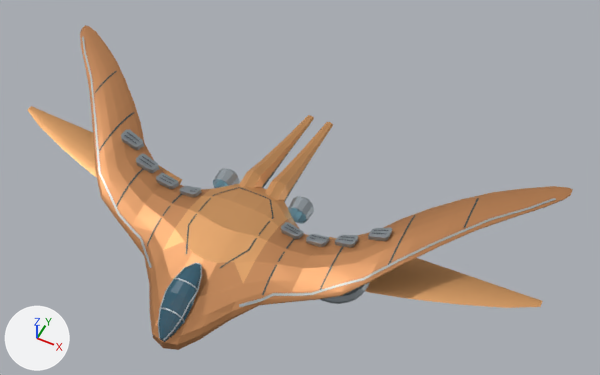
The Blender file assets/ships/Benatar.blend, before and after one commit.
Both versions are drawn from a 50 mm camera at (9.6, -14.56, 21.43) aimed at (1.34, 1.97, 0.77). Arrows for +X, +Y and +Z are at lower left; the lights stay in place. The picture after the commit comes second.

The scene before the commit, as lines of its bpy script (objects in view):
```python
ob_benatar___aleta_inferior_2 = bpy.data.objects.new('Benatar | aleta inferior 2', me_benatar___aleta_inferior_2)
ob_benatar___aleta_inferior_2.location = (0.0, 0.0, 0.0)
ob_benatar___aleta_inferior_3 = bpy.data.objects.new('Benatar | aleta inferior 3', me_benatar___aleta_inferior_3)
ob_benatar___aleta_inferior_3.location = (0.0, 0.0, 0.0)
ob_benatar___casco_y_alas_originales_refinados = bpy.data.objects.new('Benatar | casco y alas originales refinados', me_benatar___casco_y_alas_originales_refinados)
ob_benatar___casco_y_alas_originales_refinados.location = (0.0, 0.0, 0.0)
ob_benatar___cola_doble_5 = bpy.data.objects.new('Benatar | cola doble 5', me_benatar___cola_doble_5)
ob_benatar___cola_doble_5.location = (0.0, 0.0, 0.0)
ob_benatar___cola_doble_6 = bpy.data.objects.new('Benatar | cola doble 6', me_benatar___cola_doble_6)
ob_benatar___cola_doble_6.location = (0.0, 0.0, 0.0)
ob_benatar___tobera_1 = bpy.data.objects.new('Benatar | tobera 1', me_benatar___tobera_1)
ob_benatar___tobera_1.location = (0.0, 0.0, 0.0)
# also in view: 'Benatar | cabina acristalada' at (0.0, -3.43, 0.34); 'Benatar | borde de ataque 1' at (5.35, 0.88, 0.9); 'Benatar | borde de ataque -1' at (-5.35, 0.88, 0.9)
```
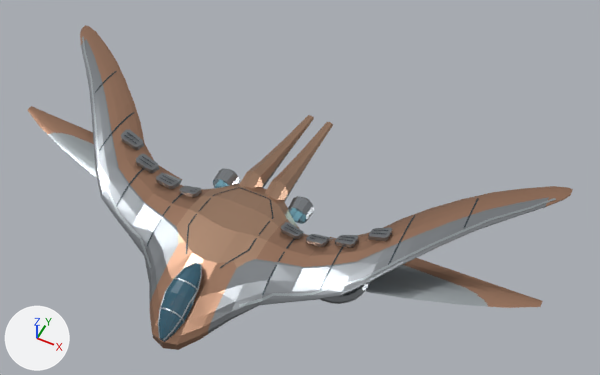
Location of each change, [x1, y1, x2, y2] in pixels of the pictures (600 x 375 px):
'Benatar | casco y alas originales refinados', recoloured, surface changed
    both: [80, 25, 573, 350]
'Benatar | aleta inferior 3', recoloured, surface changed
    both: [329, 237, 542, 308]
'Benatar | aleta inferior 2', recoloured, surface changed
    both: [28, 106, 182, 184]
part 1 of me_benatar___casco_y_alas_originales_refinados, added
    after: [80, 30, 566, 339]
part 2 of me_benatar___casco_y_alas_originales_refinados, recoloured
    both: [81, 39, 549, 320]
part 3 of me_benatar___casco_y_alas_originales_refinados, recoloured (orange to beige)
    both: [185, 184, 292, 263]
part 4 of me_benatar___aleta_inferior_2, reshaped
    both: [40, 121, 182, 184]
part 5 of me_benatar___aleta_inferior_2, recoloured
    both: [28, 106, 181, 179]
part 6 of me_benatar___aleta_inferior_2, recoloured
    both: [62, 139, 180, 182]
part 7 of me_benatar___aleta_inferior_3, reshaped
    both: [329, 237, 508, 308]
part 8 of me_benatar___aleta_inferior_3, recoloured
    both: [332, 237, 542, 308]
part 9 of me_benatar___aleta_inferior_3, recoloured (orange to grey)
    both: [329, 238, 463, 304]
part 10 of me_benatar___cola_doble_5, recoloured (orange to beige)
    both: [239, 115, 314, 188]
part 11 of me_benatar___cola_doble_6, recoloured (orange to beige)
    both: [265, 122, 333, 201]

The change, as a diff of the scene's bpy script:
```diff
--- a/assets/ships/Benatar.blend.py
+++ b/assets/ships/Benatar.blend.py
@@ mat_cobre_del_casco @@
 mat_cobre_del_casco = principled_material('Cobre del casco')
-mat_cobre_del_casco.base_color = (0.55, 0.25, 0.1)  # orange #c48959
+mat_cobre_del_casco.base_color = (0.46, 0.26, 0.17)  # brown #b58b73
 mat_cobre_del_casco.metallic = 0.58
-mat_cobre_del_casco.roughness = 0.48
+mat_cobre_del_casco.roughness = 0.3
@@ mat_placas_de_cobre_satinado @@
+mat_placas_de_cobre_satinado = principled_material('Placas de cobre satinado')
+mat_placas_de_cobre_satinado.base_color = (0.54, 0.33, 0.22)  # beige #c29b81
+mat_placas_de_cobre_satinado.metallic = 0.82
+mat_placas_de_cobre_satinado.roughness = 0.3
@@ mat_titanio_de_alas_y_motores @@
+mat_titanio_de_alas_y_motores = principled_material('Titanio de alas y motores')
+mat_titanio_de_alas_y_motores.base_color = (0.29, 0.31, 0.33)  # grey #93979b
+mat_titanio_de_alas_y_motores.metallic = 0.82
+mat_titanio_de_alas_y_motores.roughness = 0.3
@@ me_benatar___casco_y_alas_originales_refinados @@
-me_benatar___casco_y_alas_originales_refinados.from_pydata(...)  # 558 vertices, 1112 faces; spans x -9.5..9.5, y -4.6..5.1, z -0.8..1.7
-me_benatar___casco_y_alas_originales_refinados.materials.append(mat_titanio_de_motores)  # grey #99a2a8
+me_benatar___casco_y_alas_originales_refinados.from_pydata(...)  # 656 vertices, 1186 faces; spans x -9.5..9.5, y -4.6..5.1, z -0.8..1.7
+# me_benatar___casco_y_alas_originales_refinados part 1: 98 vertices added at x -8.9..8.9, y -3.7..4.4, z -0.4..1.7
+# me_benatar___casco_y_alas_originales_refinados part 2: 200 faces spanning x -8.9..8.9, y -3.0..4.4, z -0.2..1.7 switch from mat_cobre_del_casco (orange #c48959) to mat_titanio_de_alas_y_motores (grey #93979b)
+# me_benatar___casco_y_alas_originales_refinados part 3: 56 faces spanning x -1.5..1.5, y -2.0..1.9, z 0.1..0.9 switch from mat_placas_naranja_quemado (orange #dda269) to mat_placas_de_cobre_satinado (beige #c29b81)
@@ me_benatar___aleta_inferior_2 @@
-me_benatar___aleta_inferior_2.from_pydata(...)  # 112 vertices, 220 faces; spans x -9.8..-2.85, y -0.32..1.67, z -0.27..0.12
+me_benatar___aleta_inferior_2.from_pydata(...)  # 158 vertices, 260 faces; spans x -9.8..-2.85, y -0.32..1.67, z -0.27..0.12
+# me_benatar___aleta_inferior_2 part 4
+# 40 faces are deleted
+# 46 vertices are added at x -8.38..-2.85, y 0.77..1.1, z -0.22..0.08
+# 40 new faces join them, mat_cobre_del_casco (brown #b58b73)
+# 40 new faces join them, mat_marcos_de_acero (grey #adb5b8)
+# me_benatar___aleta_inferior_2 part 5: 86 faces spanning x -9.8..-2.85, y 0.94..1.67, z -0.21..0.12 switch from mat_placas_naranja_quemado (orange #dda269) to mat_cobre_del_casco (brown #b58b73)
+# me_benatar___aleta_inferior_2 part 6: 94 faces spanning x -7.5..-2.85, y -0.32..1.04, z -0.27..0.08 switch from mat_placas_naranja_quemado (orange #dda269) to mat_marcos_de_acero (grey #adb5b8)
@@ me_benatar___aleta_inferior_3 @@
-me_benatar___aleta_inferior_3.from_pydata(...)  # 112 vertices, 220 faces; spans x 2.85..9.8, y -0.32..1.67, z -0.27..0.12
+me_benatar___aleta_inferior_3.from_pydata(...)  # 155 vertices, 257 faces; spans x 2.85..9.8, y -0.32..1.67, z -0.27..0.12
+# me_benatar___aleta_inferior_3 part 7
+# 37 faces are deleted
+# 43 vertices are added at x 2.85..8.38, y 0.77..1.1, z -0.22..0.08
+# 37 new faces join them, mat_cobre_del_casco (brown #b58b73)
+# 37 new faces join them, mat_marcos_de_acero (grey #adb5b8)
+# me_benatar___aleta_inferior_3 part 8: 86 faces spanning x 2.85..9.8, y 0.94..1.67, z -0.21..0.12 switch from mat_placas_naranja_quemado (orange #dda269) to mat_cobre_del_casco (brown #b58b73)
+# me_benatar___aleta_inferior_3 part 9: 97 faces spanning x 2.85..7.5, y -0.32..1.04, z -0.27..0.08 switch from mat_placas_naranja_quemado (orange #dda269) to mat_marcos_de_acero (grey #adb5b8)
@@ me_benatar___cola_doble_5 @@
 me_benatar___cola_doble_5.from_pydata(...)  # 40 vertices, 76 faces; spans x -0.87..-0.09, y 1.2..6.36, z -0.57..0.61
+# me_benatar___cola_doble_5 part 10: all 44 faces that had it switch from mat_placas_naranja_quemado (orange #dda269) to mat_placas_de_cobre_satinado (beige #c29b81)
 me_benatar___cola_doble_5.materials.append(mat_juntas_y_estructura)
@@ me_benatar___cola_doble_6 @@
 me_benatar___cola_doble_6.from_pydata(...)  # 40 vertices, 76 faces; spans x 0.09..0.87, y 1.2..6.36, z -0.57..0.61
+# me_benatar___cola_doble_6 part 11: all 44 faces that had it switch from mat_placas_naranja_quemado (orange #dda269) to mat_placas_de_cobre_satinado (beige #c29b81)
 me_benatar___cola_doble_6.materials.append(mat_juntas_y_estructura)
```
